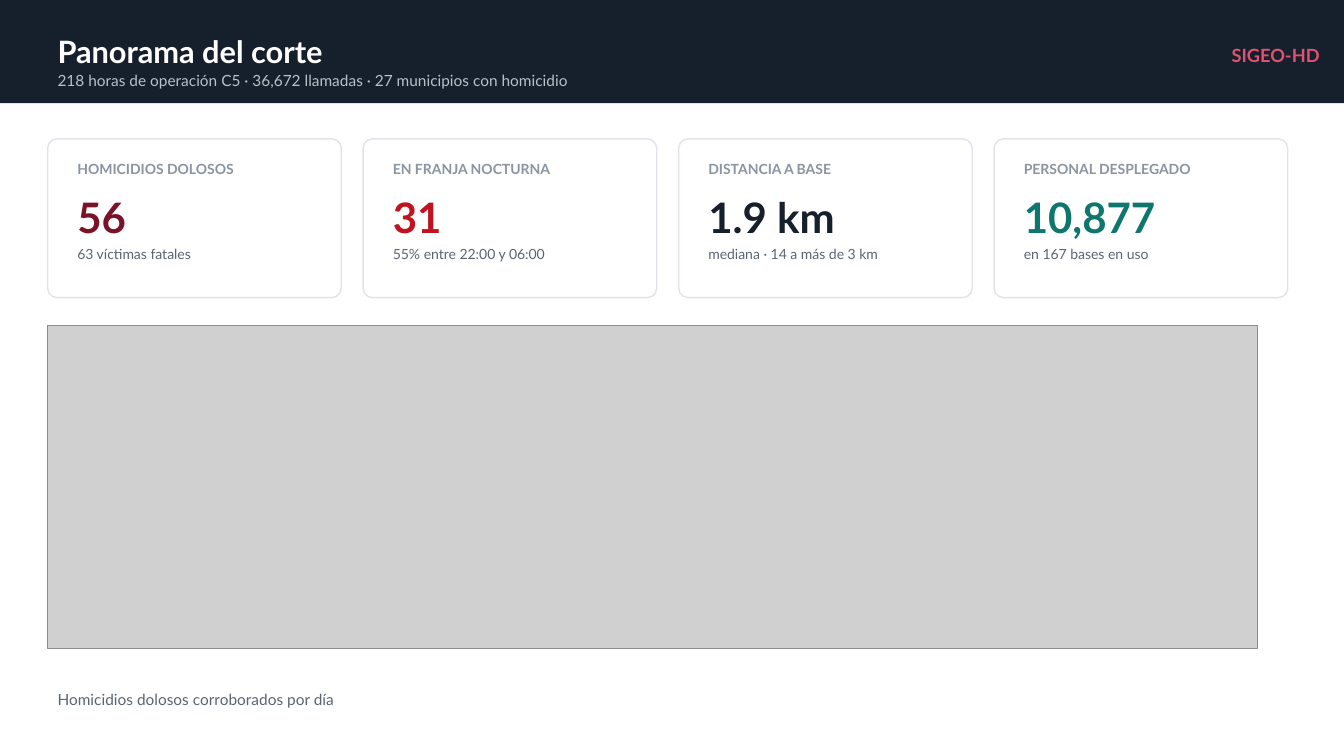
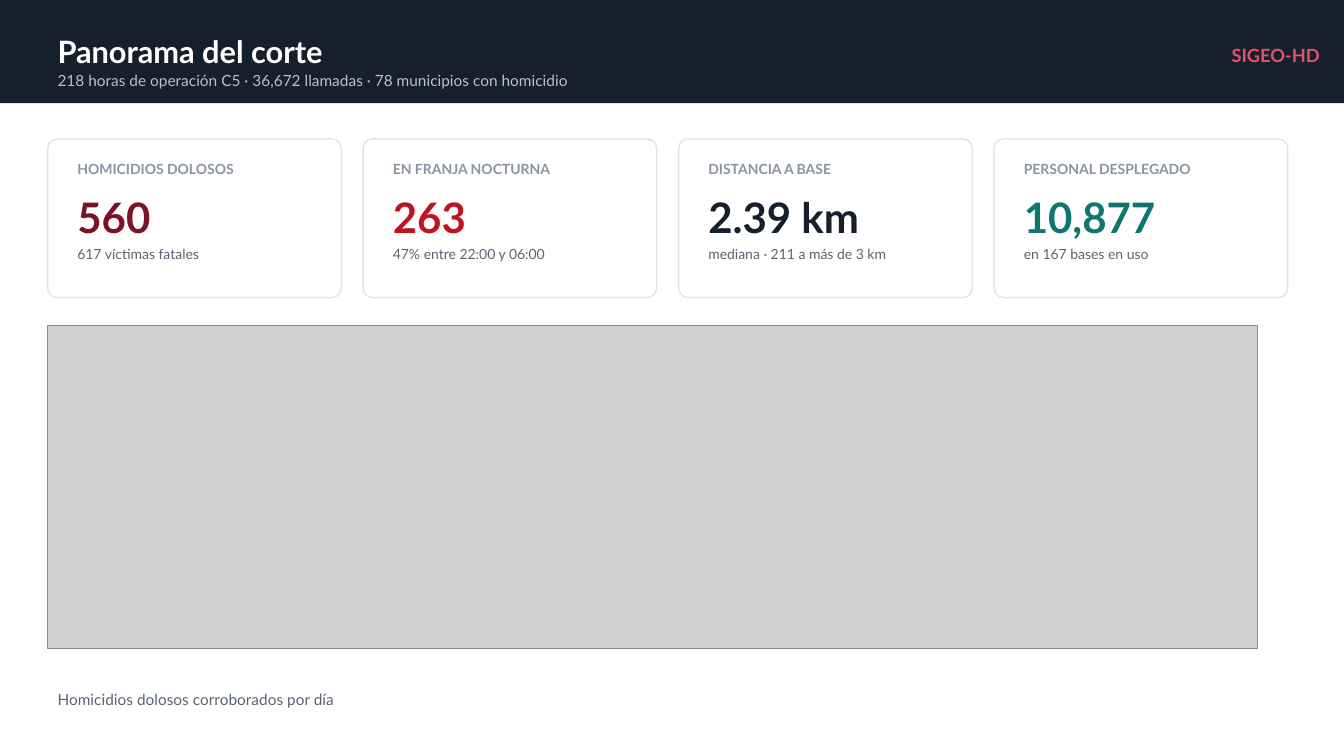
Before and after one commit to sthef0117-ui/sigeo-hd-dgspyt, a slide deck: slide 2 of presentacion/SIGEO-HD_Reunion_Mandos.pptx. Drawn at 1344x756 pixels with LibreOffice and Linux fonts; fonts in the diff are those of the drawing; grey boxes stand for pictures. Boxes give left, top, right and bottom in pixels: in the first picture for what was removed or moved away, otherwise in the second. Text is boxed around its words. In the diff, an @@ line names an element or a change of style, - is before the commit and + after.

```diff
--- a/presentacion/SIGEO-HD_Reunion_Mandos.pptx
+++ b/presentacion/SIGEO-HD_Reunion_Mandos.pptx
@@ text at bbox=[58, 74, 568, 89]: text changed @@
-218 horas de operación C5 · 36,672 llamadas · 27 municipios con homicidio
+218 horas de operación C5 · 36,672 llamadas · 78 municipios con homicidio
@@ text at bbox=[77, 202, 150, 234]: text changed @@
-56
+560
@@ text at bbox=[393, 202, 466, 234]: text changed @@
-31
+263
@@ text at bbox=[708, 201, 859, 234]: text changed @@
-1.9 km
+2.39 km
@@ text at bbox=[77, 249, 199, 259]: text changed @@
-63 víctimas fatales
+617 víctimas fatales
@@ text at bbox=[393, 249, 545, 262]: text changed @@
-55% entre 22:00 y 06:00
+47% entre 22:00 y 06:00
@@ text at bbox=[708, 248, 886, 259]: text changed @@
-mediana · 14 a más de 3 km
+mediana · 211 a más de 3 km
```
Also in this commit, not shown: 5 other slides changed, 21 other files.
